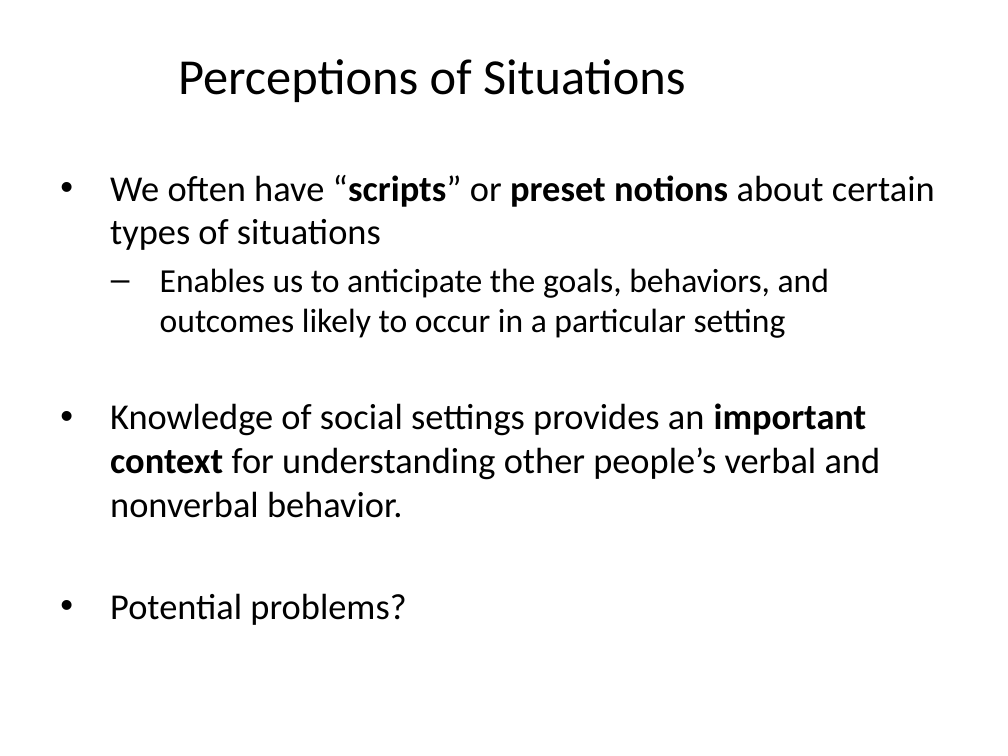
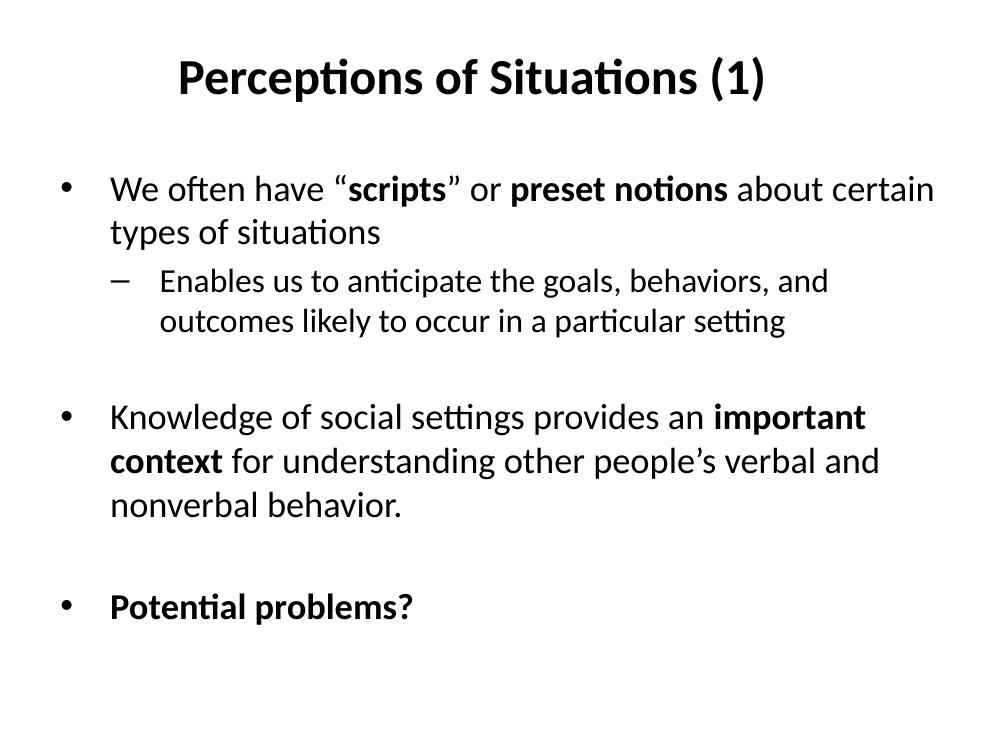
Before and after one commit to npm27/Teaching-Materials, a slide deck: slide 5 of Social Psych/Slides/5 Percieving Persons.pptx (slide 6 before the commit). Drawn at 1008x756 pixels with LibreOffice and Linux fonts; fonts in the diff are those of the drawing. Boxes give left, top, right and bottom in pixels: in the first picture for what was removed or moved away, otherwise in the second. Text is boxed around its words. In the diff, an @@ line names an element or a change of style, - is before the commit and + after.

```diff
--- a/Social Psych/Slides/5 Percieving Persons.pptx
+++ b/Social Psych/Slides/5 Percieving Persons.pptx
@@ title at [178,57,766,102]: text changed; bold on @@
-Perceptions of Situations
+Perceptions of Situations (1)
@@ text at [110,593,414,625]: bold on in "Potential problems?" @@
```
Also in this commit, not shown: 9 other slides changed, 1 slide added, 8 slides removed, 1 other file.
